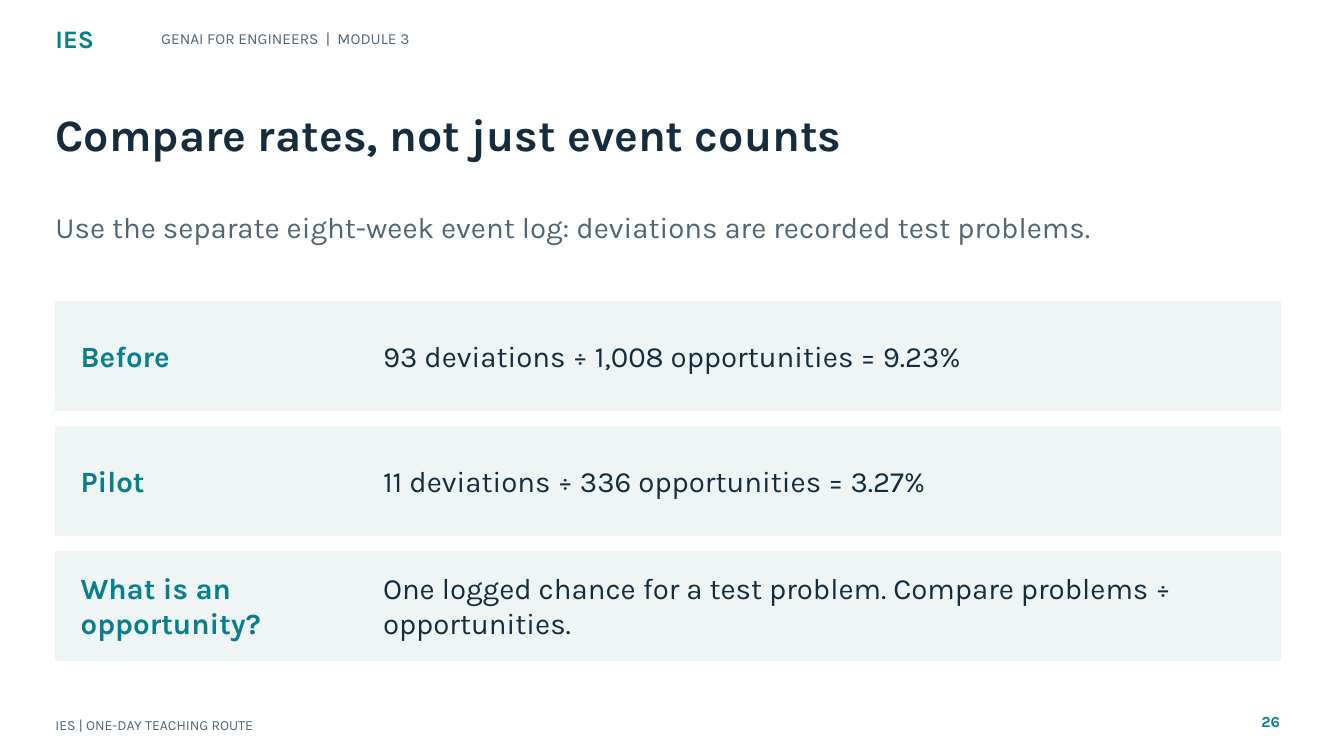
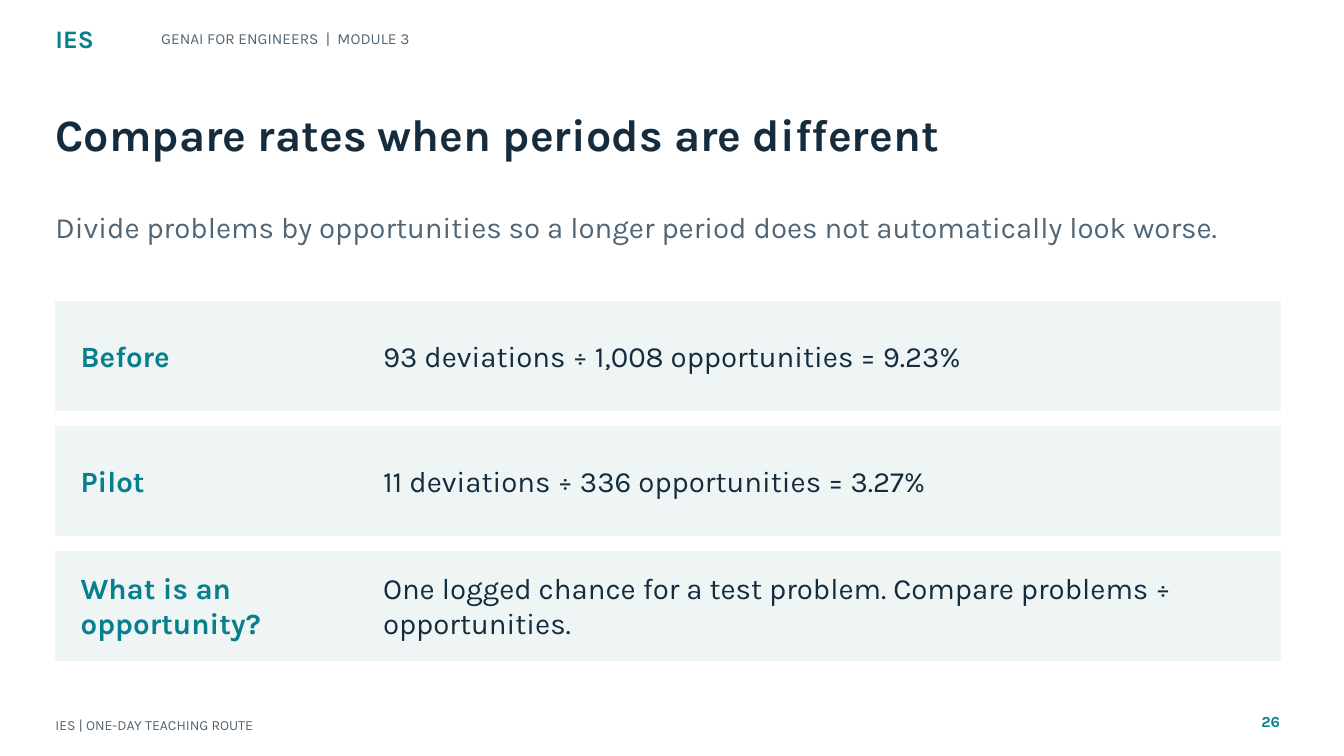
Before and after one commit to tertiarycourses/IES-GenAI-for-Engineers, a slide deck: slide 26 of courseware/Slides/IES-GenAI-for-Engineers.pptx. Drawn at 1344x756 pixels with LibreOffice and Linux fonts; fonts in the diff are those of the drawing. Boxes give left, top, right and bottom in pixels: in the first picture for what was removed or moved away, otherwise in the second. Text is boxed around its words. In the diff, an @@ line names an element or a change of style, - is before the commit and + after.

```diff
--- a/courseware/Slides/IES-GenAI-for-Engineers.pptx
+++ b/courseware/Slides/IES-GenAI-for-Engineers.pptx
@@ text at (x1=55, y1=119, x2=939, y2=162): text changed @@
-Compare rates, not just event counts
+Compare rates when periods are different
@@ text at (x1=55, y1=218, x2=1217, y2=245): text changed @@
-Use the separate eight-week event log: deviations are recorded test problems.
+Divide problems by opportunities so a longer period does not automatically look worse.
```
Also in this commit, not shown: 24 other slides changed, 1 other file.
